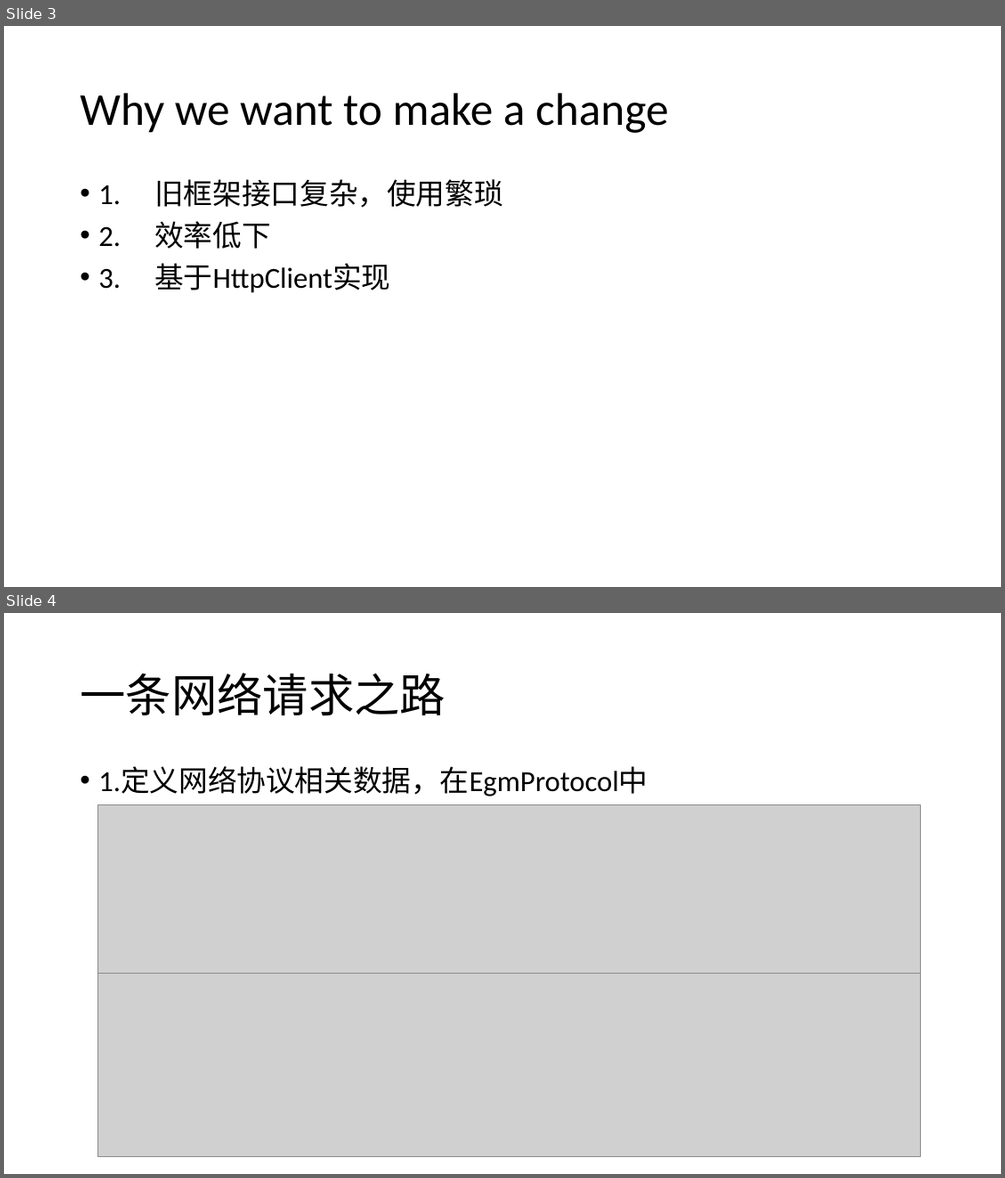
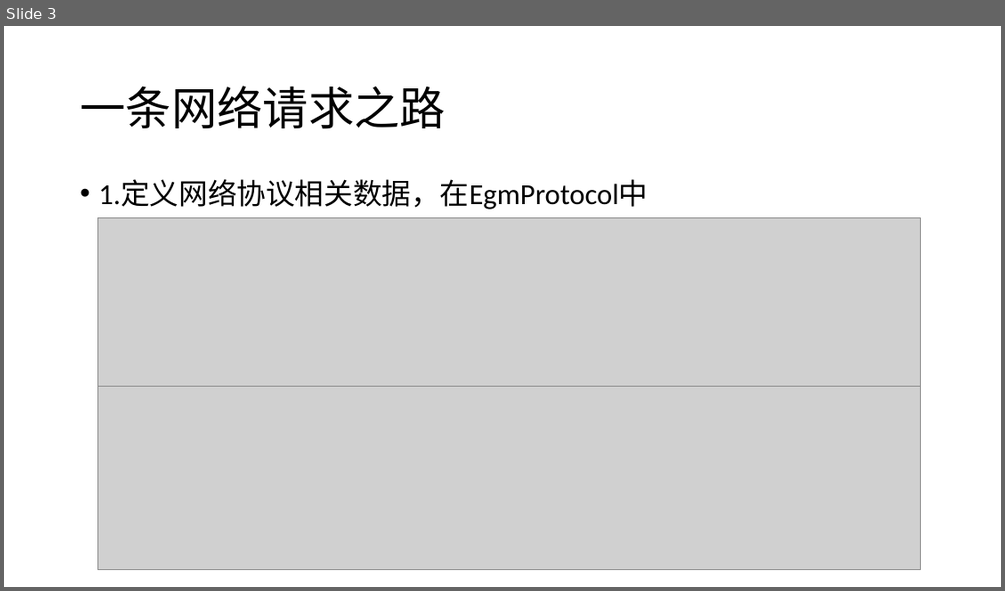
Before and after one commit to daisongsong1991/ppt, a slide deck: net_ppt.pptx. Shown one above the other, each under a label of ours: slides 3 and 4 before the commit, slide 3 after it. The pictures are 1005x1178 and 1005x591 pixels, drawn with LibreOffice and Linux fonts; fonts in the diff are those of the drawing; grey boxes stand for pictures. Boxes give left, top, right and bottom in pixels: in the first picture for what was removed or moved away, otherwise in the second. Text is boxed around its words. In the diff, an @@ line names an element or a change of style, - is before the commit and + after.

```diff
--- a/net_ppt.pptx
+++ b/net_ppt.pptx
@@ slide 3 removed at <box>4,26,1001,587</box>, background #FFFFFF @@
@@ title removed at <box>80,93,668,133</box> @@
-Why we want to make a change
@@ text removed at <box>98,179,502,293</box> @@
-• 1. 旧框架接口复杂，使用繁琐
-• 2. 效率低下
-• 3. 基于HttpClient实现
@@ what was slide 4 is now slide 3 @@
```
Also in this commit, not shown: 3 slides changed.
